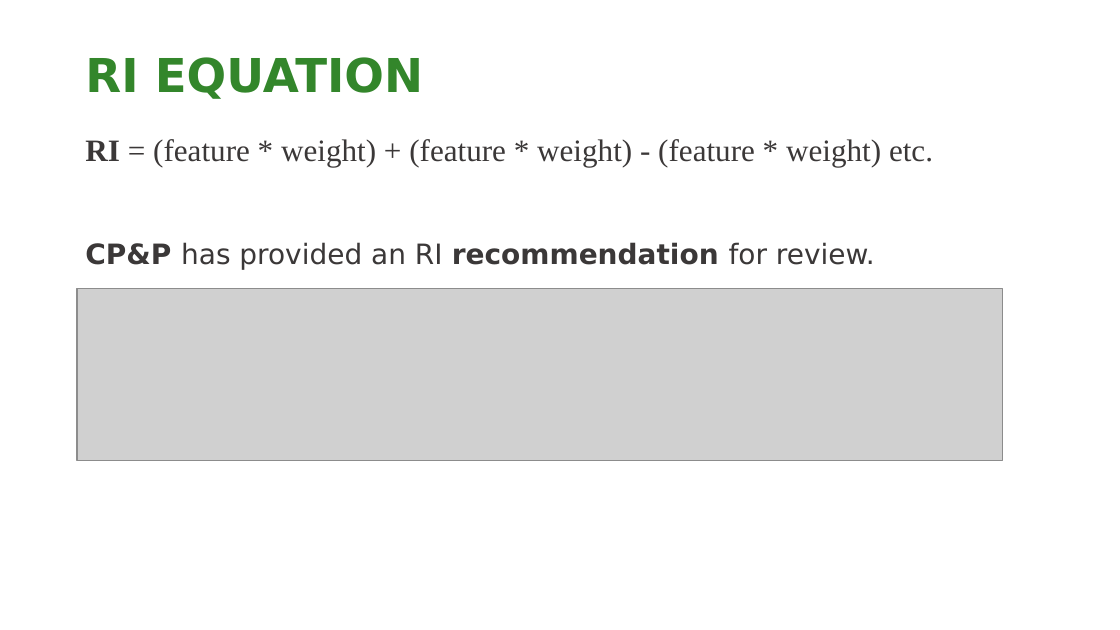
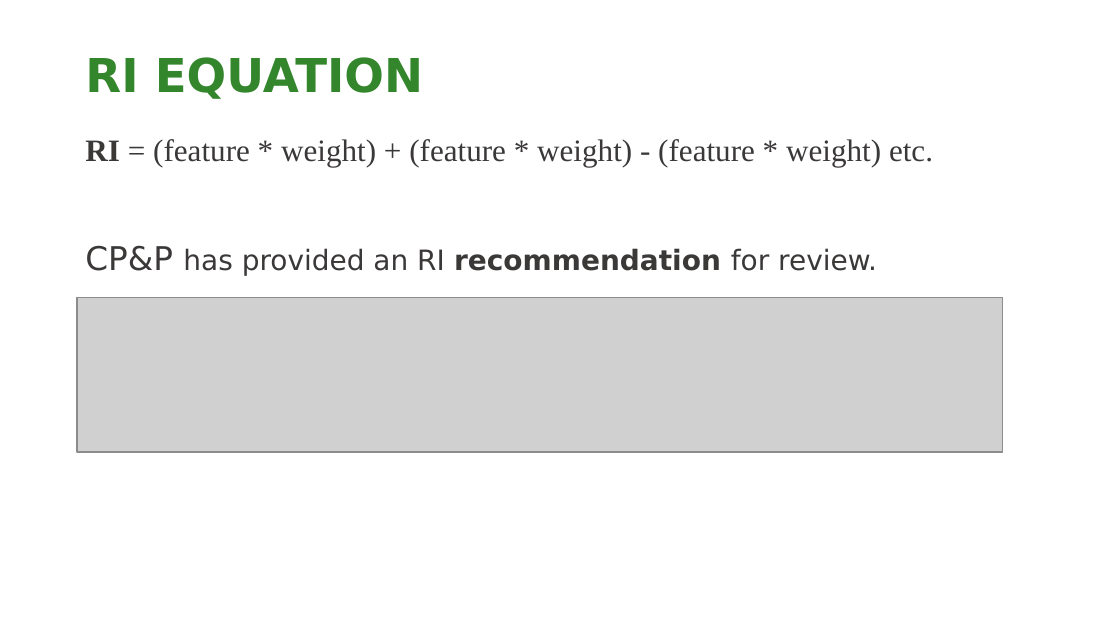
Before and after one commit to NCC-CNC/RI-proto, a slide deck: slide 6 of www/RI_GUIDE.pptx. Drawn at 1120x630 pixels with LibreOffice and Linux fonts; fonts in the diff are those of the drawing; grey boxes stand for pictures; background and template pictures are left out. Boxes give left, top, right and bottom in pixels: in the first picture for what was removed or moved away, otherwise in the second. Text is boxed around its words. In the diff, an @@ line names an element or a change of style, - is before the commit and + after.

```diff
--- a/www/RI_GUIDE.pptx
+++ b/www/RI_GUIDE.pptx
@@ text at [85,245,877,276]: size 18 to 21 pt, bold off in "CP&P" @@
@@ picture: place and size @@
-picture at [77,289,1002,461]
+picture at [77,297,1002,451]
```
Also in this commit, not shown: 1 other slide changed, 3 other files.
